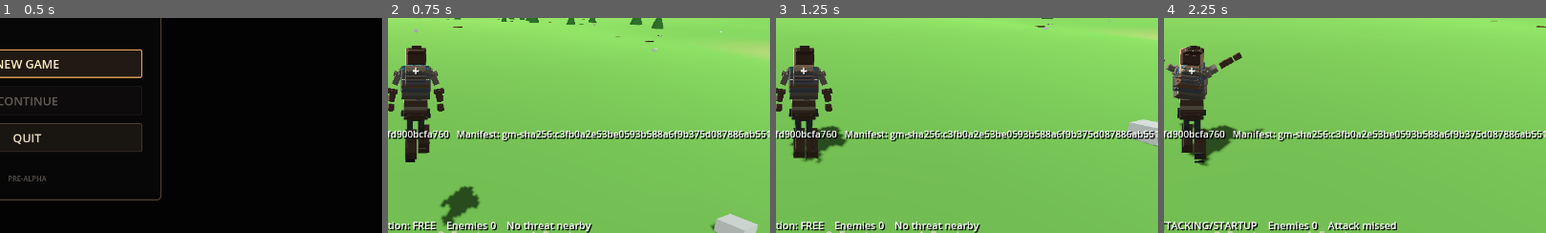
Above: before the commit, frames 1-4 (left to right).
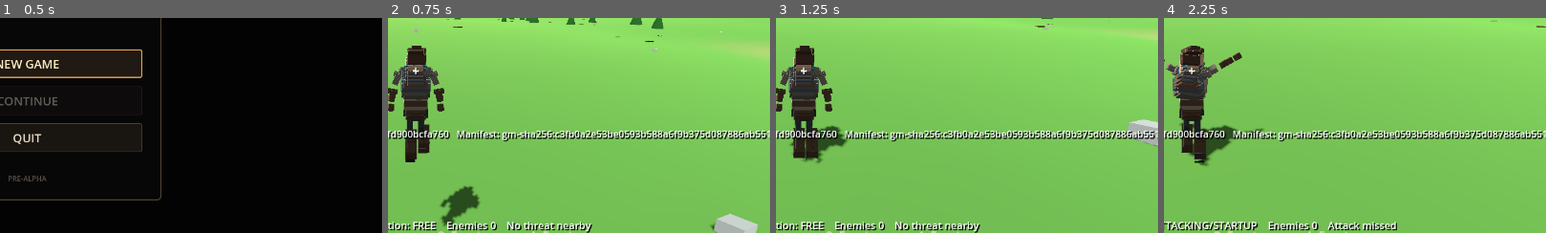
Above: after the commit, the same moments.

Repository: KevinRabbe/underworld
Game: Godot game, scene res://app/app_root.tscn
The game is run twice, just before and just after one commit, with the same random seed, the same clock (stepped at 60 frames per second) and the same inputs.
Inputs (mouse positions are % of the whole screen's width and height, from its top left):
- Up to frame 1 (0.5 s): no input
- Up to frame 2 (0.75 s): click "NEW GAME" at 0.5 s
- Up to frame 3 (1.25 s): no input
- Up to frame 4 (2.25 s): tap Enter at 1.25 s; move the mouse to (55, 50) at 1.27 s; hold E (attack_heavy) 1.28-2.03 s; hold W (move_forward) from 1.28 s (still down); click (55, 50) at 1.42 s; tap Space (jump) at 1.52 s; move the mouse to (45, 50) at 2.02 s; right-click (45, 50) at 2.1 s
The pictures show only the part of the screen within x 46-96%, y 38-88%; the shares and areas given below are measured in that part.

Frame 1 is identical in both runs. In frame 2, 0.3% of the frame differs, in the area x 3-20%, y 13-88%; in frame 3, 0.3%; in frame 4, 0.4%, in the area x 2-16%, y 13-63%.
Error in both runs: Invalid call. Nonexistent function 'set_blend_point_name' in base 'AnimationNodeBlendSpace2D'. (res://presentation/characters/voxel/voxel_character_presentatio…

Commit message:
Taper survivor silhouette bands

Diff:
--- a/presentation/characters/voxel/baseline_survivor_factory.gd
+++ b/presentation/characters/voxel/baseline_survivor_factory.gd
@@ -253,8 +253,12 @@
 static func _slice_width(y: int) -> int:
 	if y < 8: return 8 # boots
 	if y < 24: return 6 # calves/thighs
-	if y < 34: return 12 # hips/torso
-	if y < 43: return 14 # shoulders/chest
+	if y < 28: return 10 # hip taper
+	if y < 34: return 12 # waist/torso
+	if y == 34 or y == 42: return 12 # shoulder and hem chamfer
+	if y < 43: return 14 # chest/shoulder span
+	if y == 43 or y == 54 or y == 55: return 8 # head chamfer bands
+	if y >= 51: return 9 # crown taper
 	return 10 # neck/head
 
 
